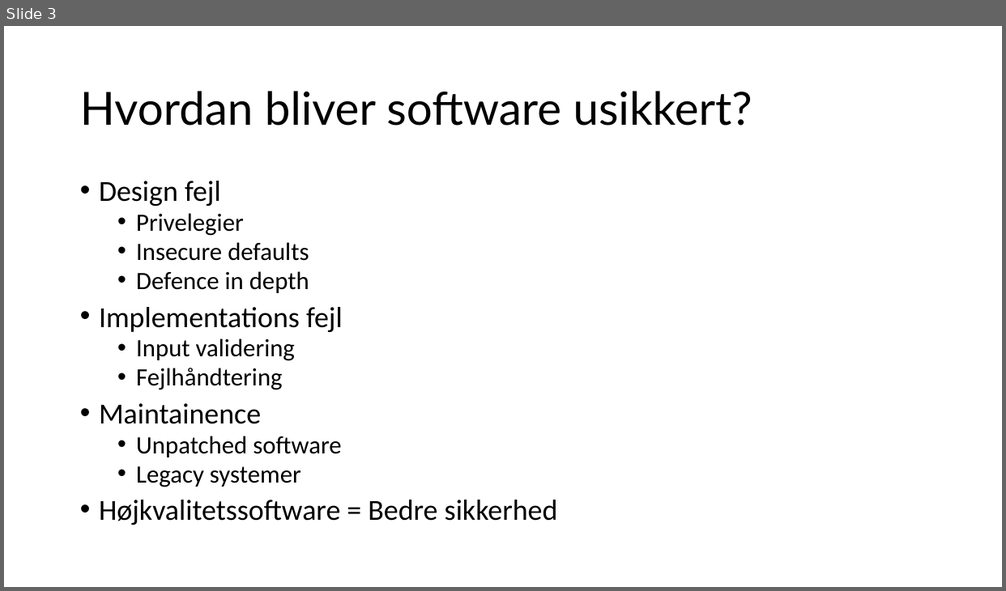
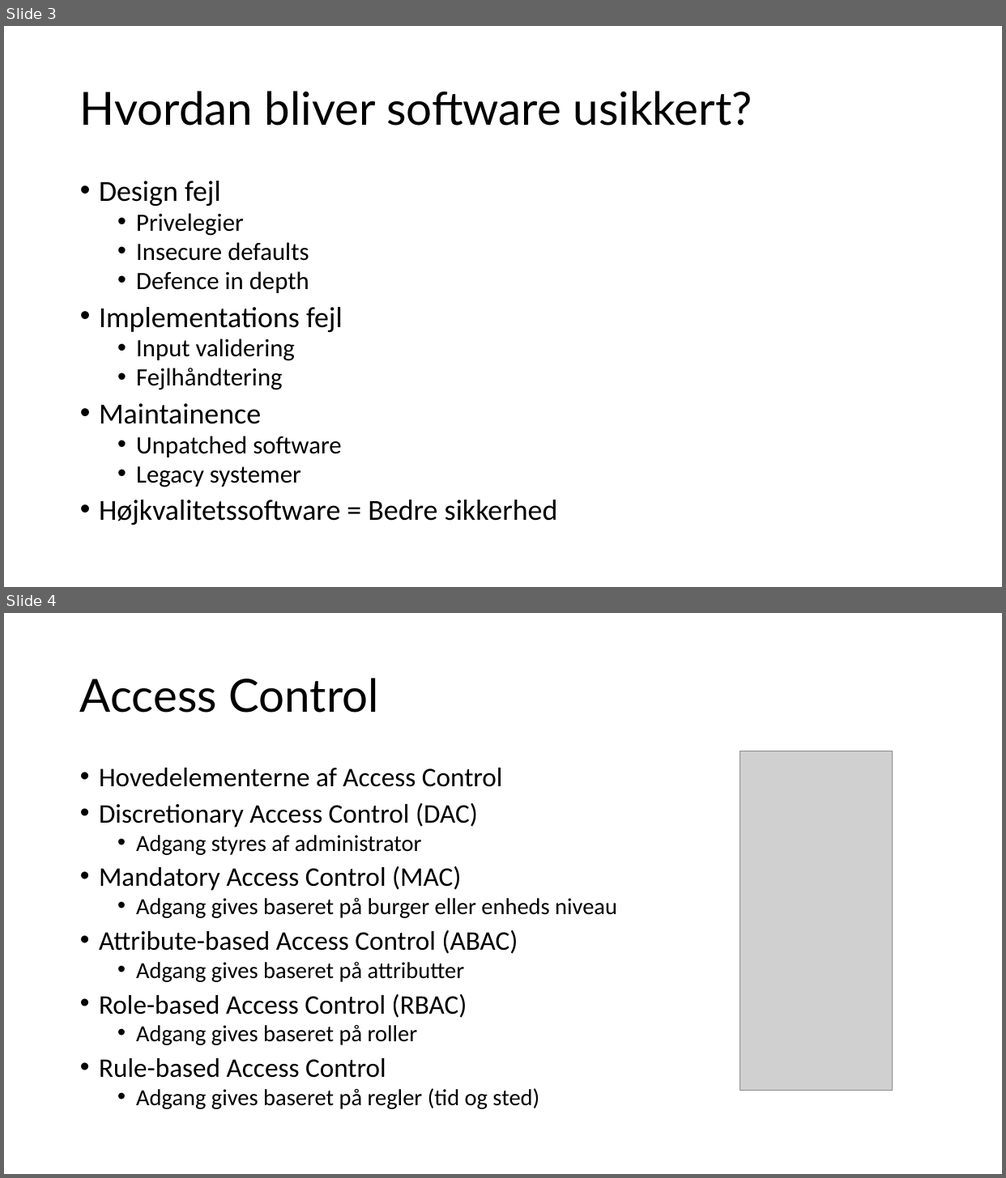
Before and after one commit to Kristiansax/kea-software-security-exam-slides, a slide deck: 1- Trusler mod software.pptx. Shown one above the other, each under a label of ours: slide 3 before the commit, slides 3 and 4 after it. The pictures are 1006x591 and 1006x1178 pixels, drawn with LibreOffice and Linux fonts; fonts in the diff are those of the drawing; grey boxes stand for pictures. Boxes give left, top, right and bottom in pixels: in the first picture for what was removed or moved away, otherwise in the second. Text is boxed around its words. In the diff, an @@ line names an element or a change of style, - is before the commit and + after.

```diff
--- a/1- Trusler mod software.pptx
+++ b/1- Trusler mod software.pptx
@@ slide 4 added at box(4, 613, 1002, 1174), background #FFFFFF @@
@@ title added at box(80, 678, 379, 713), 44 pt, text #000000 @@
+Access Control
@@ picture added at box(740, 752, 892, 1091) @@
@@ text added at box(99, 768, 617, 1110), 25.9 pt, text #000000 @@
+• Hovedelementerne af Access Control
+• Discretionary Access Control (DAC)
+  • Adgang styres af administrator
+• Mandatory Access Control (MAC)
+  • Adgang gives baseret på burger eller enheds niveau
+• Attribute-based Access Control (ABAC)
+  • Adgang gives baseret på attributter
+• Role-based Access Control (RBAC)
+  • Adgang gives baseret på roller
+• Rule-based Access Control
+  • Adgang gives baseret på regler (tid og sted)
```
Also in this commit, not shown: 3 other slides added, 18 other files.
